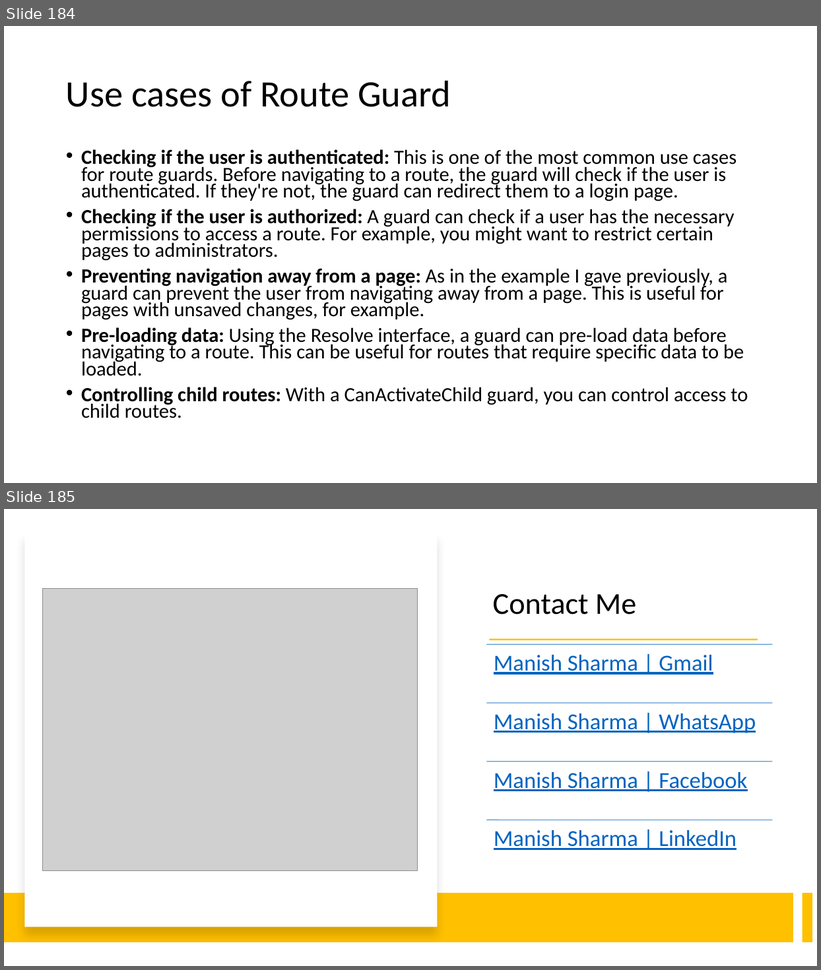
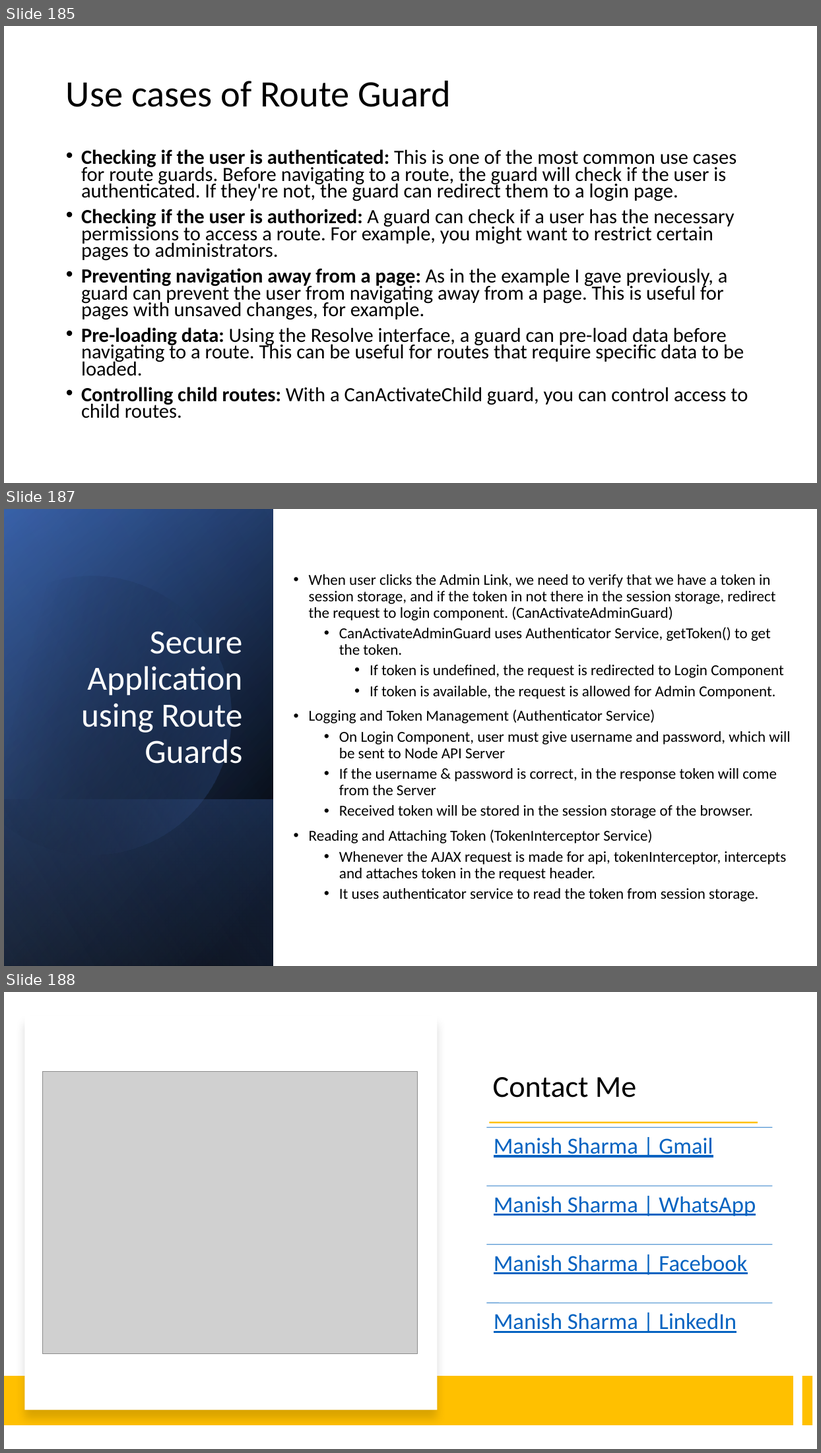
Before and after one commit to explore-with-manish/BFL_Byte_Jul23, a slide deck: Ng-Byte.pptx. Shown one above the other, each under a label of ours: slides 184 and 185 before the commit, slides 185, 187 and 188 after it; the slides between them are not shown. The pictures are 821x970 and 821x1453 pixels, drawn with LibreOffice and Linux fonts; fonts in the diff are those of the drawing; grey boxes stand for pictures. Boxes give left, top, right and bottom in pixels: in the first picture for what was removed or moved away, otherwise in the second. Text is boxed around its words. In the diff, an @@ line names an element or a change of style, - is before the commit and + after.

Commit message:
Guard Implemented

```diff
--- a/Ng-Byte.pptx
+++ b/Ng-Byte.pptx
@@ slide 187 added at box(4, 509, 817, 966), background #FFFFFF @@
@@ rectangle added at box(4, 509, 817, 966), fill #FFFFFF @@
@@ rectangle added at box(4, 509, 274, 966), fill gradient #000000 to #2F5597 @@
@@ rectangle added at box(4, 510, 274, 966), fill gradient #000000 to #4472C4 @@
@@ rectangle added at box(4, 509, 274, 966), fill gradient #000000 to #8FAADC @@
@@ freeform shape added at box(4, 543, 265, 883), fill gradient #000000 to #4472C4 @@
@@ text added at box(309, 574, 790, 902), 18 pt, text #000000 @@
+• When user clicks the Admin Link, we need to verify that we have a token in session storage, and if the token in not there in the session storage, redirect the request to login component. (CanActivateAdminGuard)
+  • CanActivateAdminGuard uses Authenticator Service, getToken() to get the token.
+    • If token is undefined, the request is redirected to Login Component
+    • If token is available, the request is allowed for Admin Component.
+• Logging and Token Management (Authenticator Service)
+  • On Login Component, user must give username and password, which will be sent to Node API Server
+  • If the username & password is correct, in the response token will come from the Server
+  • Received token will be stored in the session storage of the browser.
+• Reading and Attaching Token (TokenInterceptor Service)
+  • Whenever the AJAX request is made for api, tokenInterceptor, intercepts and attaches token in the request header.
+  • It uses authenticator service to read the token from session storage.
@@ title added at box(81, 631, 242, 764), 40 pt, text #FFFFFF @@
+Secure Application using Route Guards
@@ rectangle added at box(4, 799, 274, 966), fill gradient #4472C4 to #000000 @@
@@ what was slide 184 is now slide 185 @@
@@ what was slide 185 is now slide 188 @@
```
Also in this commit, not shown: 1 slide changed, 2 other slides added, 10 other files.
